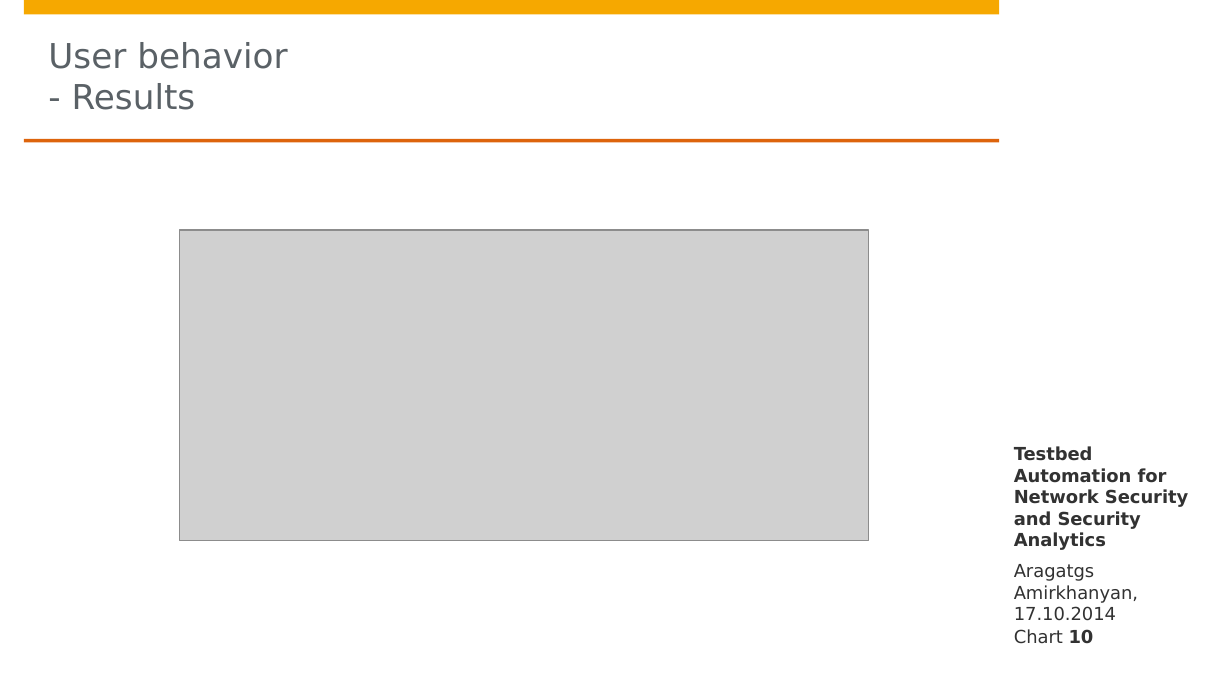
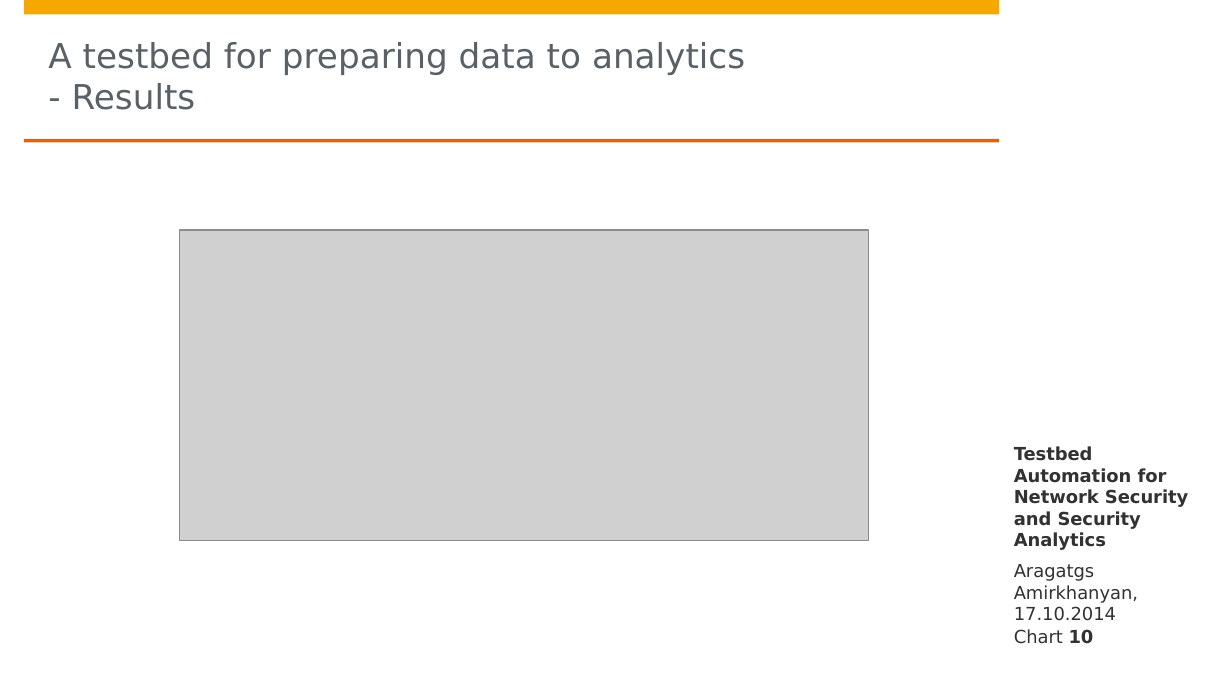
Before and after one commit to aragats/HPI, a slide deck: slide 10 of Research School/Retreat/Fall 2014/retreat draft 4/Aragats_Amirkhanyan_Fall_Retreat_2014.pptx. Drawn at 1232x693 pixels with LibreOffice and Linux fonts; fonts in the diff are those of the drawing; grey boxes stand for pictures; background and template pictures are left out. Boxes give left, top, right and bottom in pixels: in the first picture for what was removed or moved away, otherwise in the second. Text is boxed around its words. In the diff, an @@ line names an element or a change of style, - is before the commit and + after.

Commit message:
update

```diff
--- a/Research School/Retreat/Fall 2014/retreat draft 4/Aragats_Amirkhanyan_Fall_Retreat_2014.pptx
+++ b/Research School/Retreat/Fall 2014/retreat draft 4/Aragats_Amirkhanyan_Fall_Retreat_2014.pptx
@@ title at box(48, 42, 745, 110): text changed @@
-User behavior
-- Results
+A testbed for preparing data to analytics
+- Results
```
Also in this commit, not shown: 3 other slides changed.
